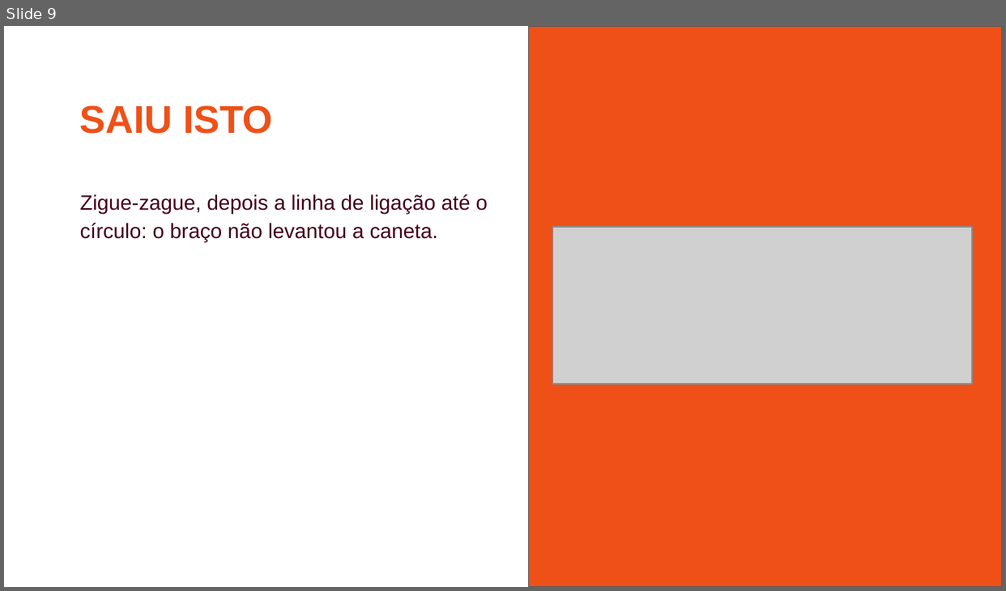
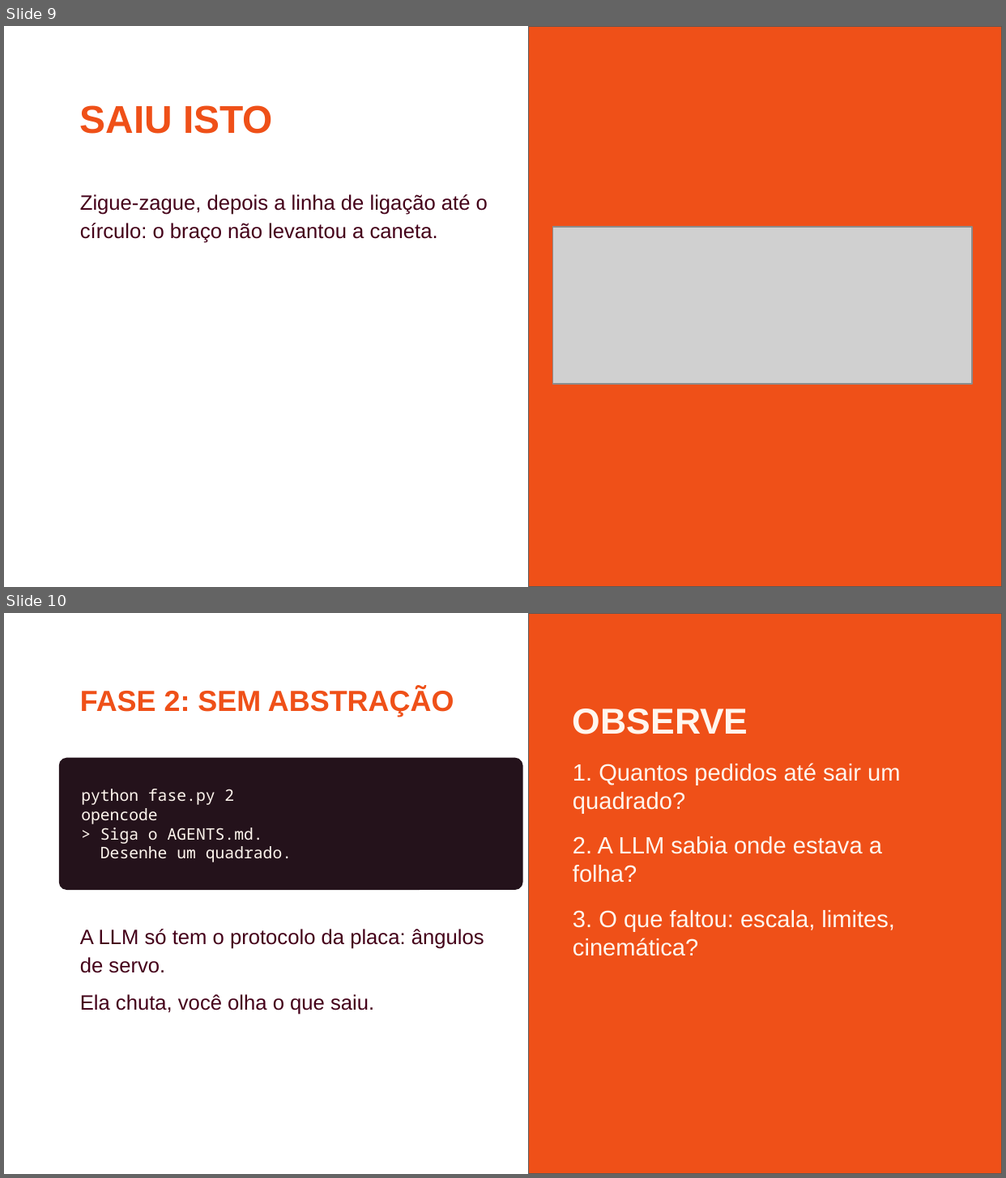
Before and after one commit to jhlr/plotter, a slide deck: workshop/oficina-braco-plotter.pptx. Shown one above the other, each under a label of ours: slide 9 before the commit, slides 9 and 10 after it. The pictures are 1006x591 and 1006x1178 pixels, drawn with LibreOffice and Linux fonts; fonts in the diff are those of the drawing; grey boxes stand for pictures; background and template pictures are left out. Boxes give left, top, right and bottom in pixels: in the first picture for what was removed or moved away, otherwise in the second. Text is boxed around its words. In the diff, an @@ line names an element or a change of style, - is before the commit and + after.

```diff
--- a/workshop/oficina-braco-plotter.pptx
+++ b/workshop/oficina-braco-plotter.pptx
@@ slide 10 added at bbox=[4, 613, 1002, 1174], background picture (left out) @@
@@ rectangle added at bbox=[529, 613, 1002, 1174], fill #EF5018, outline #595959 0.75 pt @@
@@ text added at bbox=[80, 688, 454, 716], 21 pt, text #EF5018, bold @@
+FASE 2: SEM ABSTRAÇÃO
@@ text added at bbox=[573, 709, 900, 956], 17 pt, text #FFF6EE @@
+OBSERVE
+1. Quantos pedidos até sair um quadrado?
+2. A LLM sabia onde estava a folha?
+3. O que faltou: escala, limites, cinemática?
@@ rounded rectangle added at bbox=[59, 758, 523, 890], fill #24121B, 11.5 pt, text #FFF6EE @@
+python fase.py 2
+opencode
+> Siga o AGENTS.md.
+Desenhe um quadrado.
@@ text added at bbox=[80, 929, 484, 1015], 15 pt, text #440019 @@
+A LLM só tem o protocolo da placa: ângulos de servo.
+Ela chuta, você olha o que saiu.
```
Also in this commit, not shown: 5 slides changed, 13 other files.
